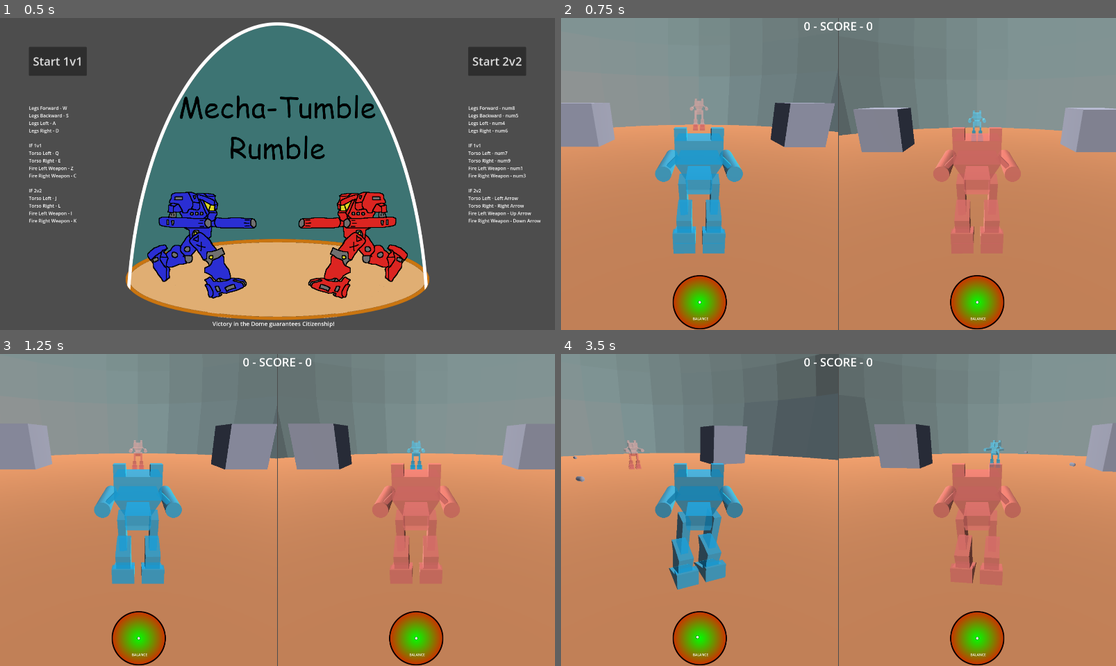
Above: before the commit, frames 1-4 (two rows, left to right).
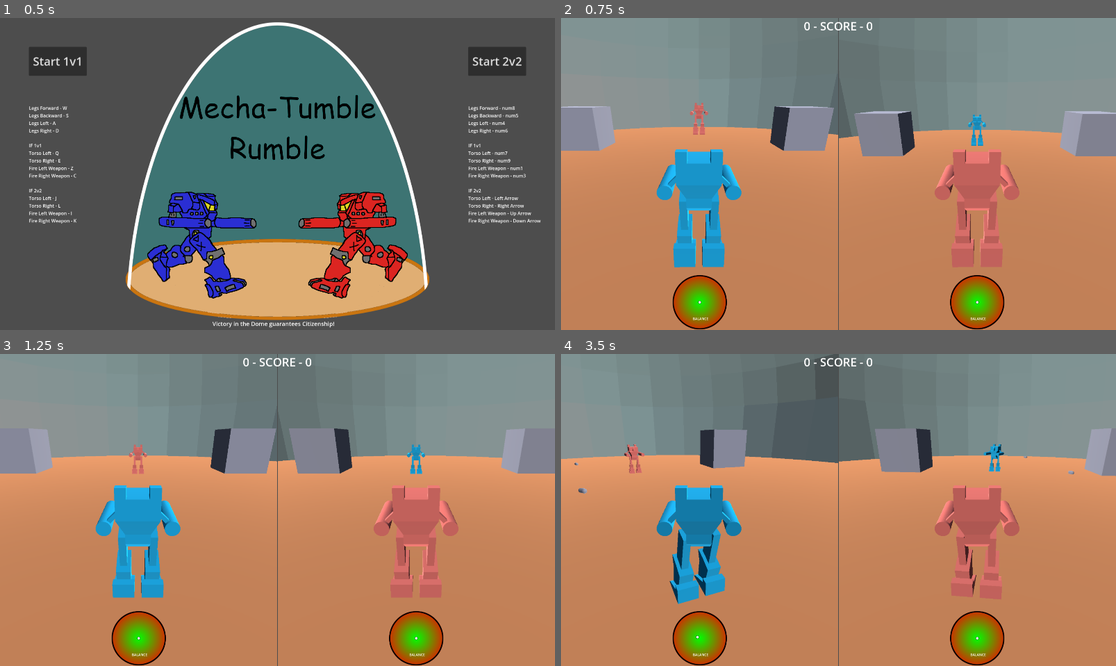
Above: after the commit, the same moments.

Repository: MatthewFyfe/MechOverFeels
Game: Godot game, scene res://Scenes/main_menu.tscn
Two runs of this game, one before a commit and one after it. Both use one fixed random seed, a clock stepped at 60 frames per second and the inputs below.
Inputs:
- Up to frame 1 (0.5 s): no input
- Up to frame 2 (0.75 s): click "Start 1v1" at 0.5 s
- Up to frame 3 (1.25 s): no input
- Up to frame 4 (3.5 s): tap Enter at 1.25 s; hold C (fire_right_p1) 1.28-2.03 s; hold Q (aim_left_p1) 1.28-2.03 s; hold S (move_backward_p1) 2.03-2.78 s; tap Keypad 7 (aim_left_p2) at 2.1 s; hold C (fire_right_p1) from 2.78 s (still down); hold E (aim_right_p1) from 2.78 s (still down)

Frame 1 is identical in both runs. In frame 2, 8.1% of the frame differs, in the area x 0-100%, y 25-80%; in frame 3, 7.8%; in frame 4, 8.4%, in the area x 0-100%, y 0-81%.
Error in both runs: Invalid access of index '1' on a base object of type: 'PackedStringArray'. (res://Scenes/TTS_Test.gd:17)

Commit message:
no more transparency mech, fixed camera a little

Diff:
--- a/mech-over-feels/Materials/blueTeam_material.tres
+++ b/mech-over-feels/Materials/blueTeam_material.tres
@@ -1,5 +1,4 @@
 [gd_resource type="StandardMaterial3D" format=3 uid="uid://bc5yrxoiunsq2"]
 
 [resource]
-transparency = 4
 albedo_color = Color(0, 0.54901963, 0.7411765, 0.78431374)
--- a/mech-over-feels/Materials/enemy_material.tres
+++ b/mech-over-feels/Materials/enemy_material.tres
@@ -1,5 +1,4 @@
 [gd_resource type="StandardMaterial3D" format=3 uid="uid://dmflj5avbmagq"]
 
 [resource]
-transparency = 4
 albedo_color = Color(0.75686276, 0.36862746, 0.34509805, 0.78431374)
--- a/mech-over-feels/Scenes/MechCharacter.tscn
+++ b/mech-over-feels/Scenes/MechCharacter.tscn
@@ -111,4 +111,4 @@
 mesh = ExtResource("6_nqc8h")
 
 [node name="Camera3D" type="Camera3D" parent="MechLowerBody/MechTorso"]
-transform = Transform3D(0.0020816464, -0.34346303, 0.9391639, 0.0007612967, 0.93916625, 0.34346217, -0.99999756, 1.5599692e-08, 0.0022164893, 9.505185, 4.045617, 0)
+transform = Transform3D(0.0020816464, -0.34346303, 0.9391639, 0.0007612967, 0.93916625, 0.34346217, -0.99999756, 1.5599692e-08, 0.0022164893, 9.505, 5, 0)
